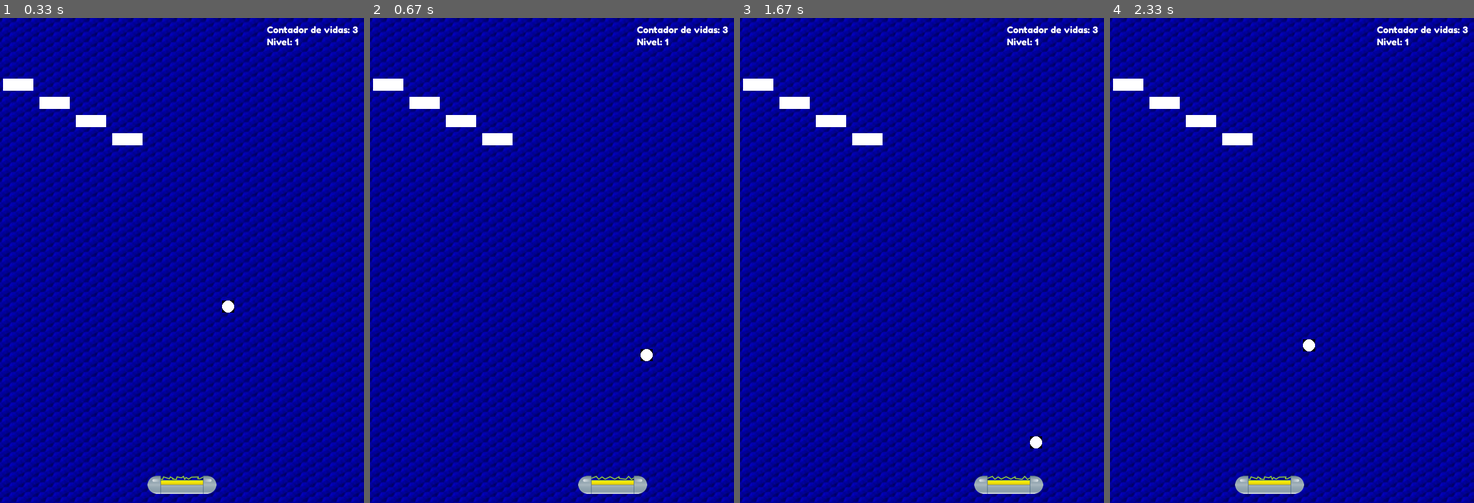
Above: before the commit, frames 1-4 (left to right).
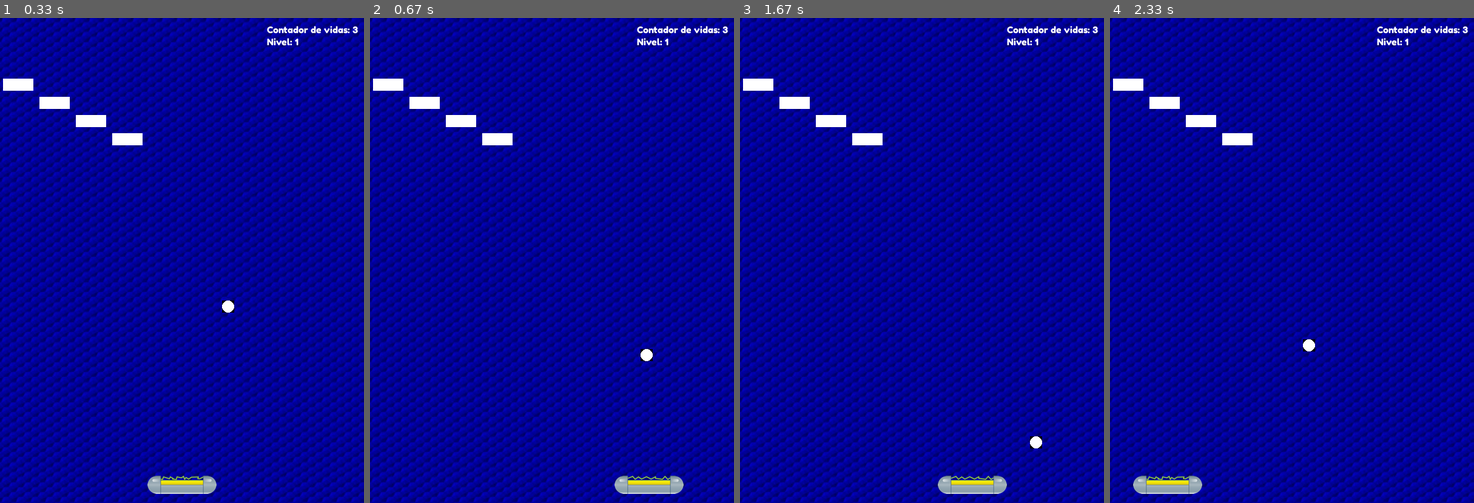
Above: after the commit, the same moments.

Repository: jdmejia92/Py_Game
Game: pygame game, started from main.py
The game is run twice, just before and just after one commit, with the same random seed, the same clock (stepped at 60 frames per second) and the same inputs.
Inputs:
- Up to frame 1 (0.33 s): no input
- Up to frame 2 (0.67 s): hold Right from 0.33 s (still down)
- Up to frame 3 (1.67 s): release Right at 0.8 s; hold Right 0.83-1.3 s; hold Left from 1.33 s (still down)
- Up to frame 4 (2.33 s): release Left at 1.87 s; hold Left 1.9-2.3 s

Frame 1 is identical in both runs. In frame 2, 0.8% of the frame differs, in the area x 57-87%, y 94-99%; in frame 3, 0.8%; in frame 4, 1.2%, in the area x 6-54%, y 94-99%.

Commit message:
Final de la clase

Diff:
--- a/arkanoid/entities.py
+++ b/arkanoid/entities.py
@@ -57,7 +57,7 @@
 
         self.image = self.images[self.imagen_activa]
         self.rect = self.image.get_rect(centerx = centrox, centery = centroy)
-        self.vx = 5
+        self.vx = 8
 
 
     def update(self):
